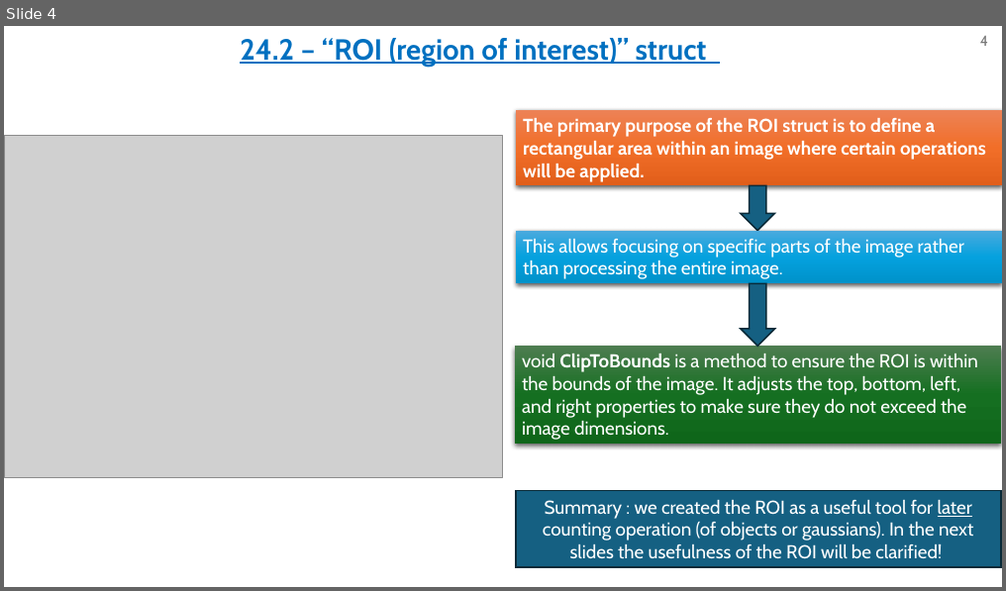
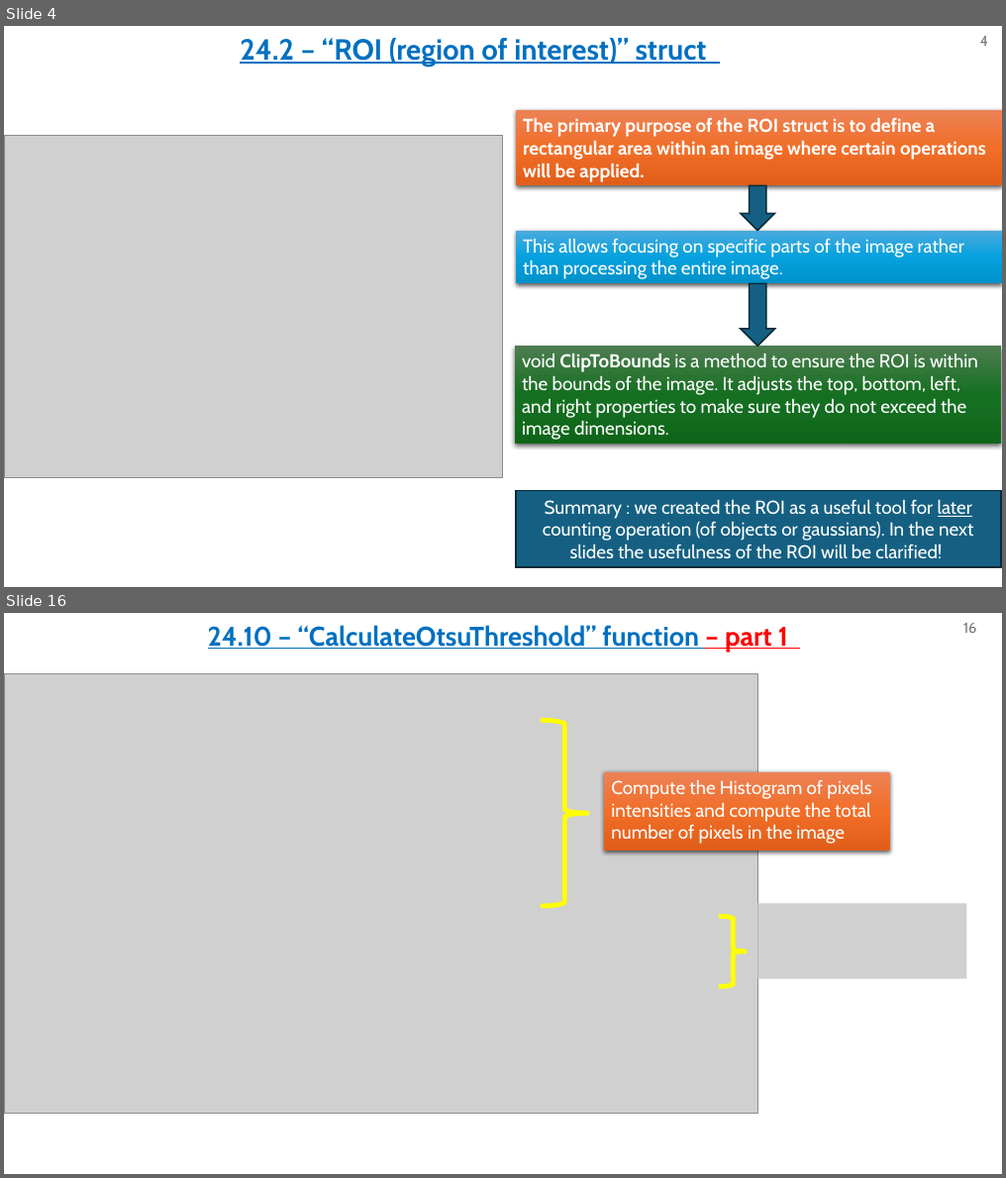
Before and after one commit to omripony/image-processing, a slide deck: labs/lab24- for barak's check/version 2/1950-2210-7939-ImPr24-2.pptx. Shown one above the other, each under a label of ours: slide 4 before the commit, slides 4 and 16 after it; the slides between them are not shown. The pictures are 1006x591 and 1006x1178 pixels, drawn with LibreOffice and Linux fonts; fonts in the diff are those of the drawing; grey boxes stand for pictures. Boxes give left, top, right and bottom in pixels: in the first picture for what was removed or moved away, otherwise in the second. Text is boxed around its words. In the diff, an @@ line names an element or a change of style, - is before the commit and + after.

```diff
--- a/labs/lab24- for barak's check/version 2/1950-2210-7939-ImPr24-2.pptx
+++ b/labs/lab24- for barak's check/version 2/1950-2210-7939-ImPr24-2.pptx
@@ slide 16 added at [4, 613, 1002, 1174], background #FFFFFF @@
@@ text added at [208, 625, 788, 652], 25.9 pt, text #0070C0, bold, underline @@
+24.10 – “CalculateOtsuThreshold” function – part 1
@@ page number added at [963, 623, 977, 633], 14 pt, text #797979 @@
+16
@@ picture added at [4, 674, 757, 1113] @@
@@ right brace added at [541, 720, 589, 906], outline #FFFF00 4.5 pt @@
@@ rectangle added at [604, 772, 890, 851], fill gradient #ED8257 to #F26E29 to #E25F1A, 18 pt, text #FFFFFF @@
+Compute the Histogram of pixels intensities and compute the total number of pixels in the image
@@ picture added at [757, 903, 966, 979] @@
@@ right brace added at [719, 916, 746, 986], outline #FFFF00 4.5 pt @@
```
Also in this commit, not shown: 13 slides changed, 10 other slides added, 28 other files.
